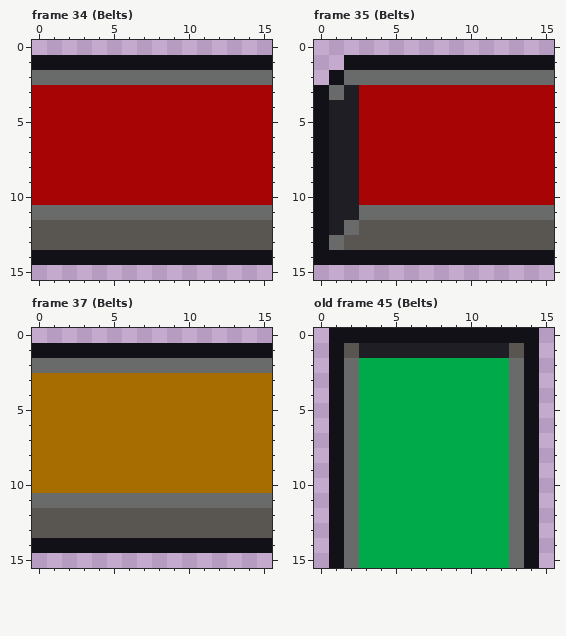
File history of a pixel-art file, art/conveyors/conveyor.aseprite. This is how it looked before the edit.
16x16 pixels, 69 frames. Shown: frame 34 (Belts), frame 35 (Belts), frame 37 (Belts), old frame 45 (Belts). The commit also changed other frames, which this record leaves out.
New version:
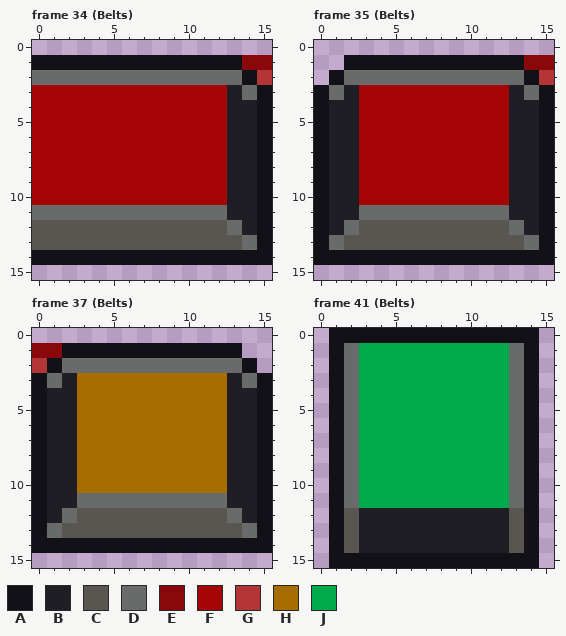
Palette (. is transparent): A #121117  B #1f1e25  C #595652  D #696a6a  E #89080b  F #a70505  G #b43535  H #a76d00  J #00aa4a
The commit says: New conveyors! And the hacky python script becomes even hackier
What changed:
frames 69 -> 65
layer "BeltEndOverlay" added
Frame 34 (Belts), layer "BeltEndOverlay":
Colour C becomes colour A in rows 12 to 13 at x 15.
Colour D becomes colour A in row 2 at x 14; in row 11 at x 15.
Colour F becomes colour A in rows 3 to 10 at x 15.
Colour C becomes colour B in row 12 at x 14.
Colour D becomes colour B in row 11 at x 13 to 14.
Colour F becomes colour B in row 3 at x 13; in rows 4 to 10 at x 13 to 14.
Colour C becomes colour D in row 12 at x 13; in row 13 at x 14.
Colour F becomes colour D in row 3 at x 14.
Colour A becomes colour E in row 1 at x 14 to 15.
Colour D becomes colour G in row 2 at x 15.
Frame 35 (Belts), layer "BeltEndOverlay": the same change as frame 34 (Belts)
Frame 37 (Belts), layers "BeltEndOverlay", "Belts":
Colour C becomes colour A in rows 12 to 13 at x 0 and 15.
Colour D becomes colour A in row 2 at x 1 and 14; in row 11 at x 0 and 15.
Colour H becomes colour A in rows 3 to 10 at x 0 and 15.
Colour C becomes colour B in row 12 at x 1 and 14.
Colour D becomes colour B in row 11 at x 1 to 2 and 13 to 14.
Colour H becomes colour B in row 3 at x 2 and 13; in rows 4 to 10 at x 1 to 2 and 13 to 14.
Colour C becomes colour D in row 12 at x 2 and 13; in row 13 at x 1 and 14.
Colour H becomes colour D in row 3 at x 1 and 14.
Colour A becomes colour E in row 1 at x 0 to 1.
Colour D becomes colour G in row 2 at x 0.
The edit erases colour A in row 1 at x 14 to 15.
The edit erases colour D in row 2 at x 15.
Frame 41 (Belts) against old frame 45 (Belts), layers "BeltEndOverlay", "Belts":
Colour D becomes colour A in row 15 at x 2 and 13.
Colour J becomes colour A in row 15 at x 3 to 12.
Colour J becomes colour B in rows 12 to 14 at x 3 to 12.
Colour D becomes colour C in rows 12 to 14 at x 2 and 13.
Colour C becomes colour D in row 1 at x 2 and 13.
Colour B becomes colour J in row 1 at x 3 to 12.
Changed places in both pictures, as pixel boxes (x1, y1, x2, y2):
changed: (227, 55, 272, 250)
changed: (509, 55, 554, 250)
changed: (32, 343, 77, 538)
changed: (227, 343, 272, 538)
changed: (344, 343, 524, 358)
changed: (344, 508, 524, 568)
